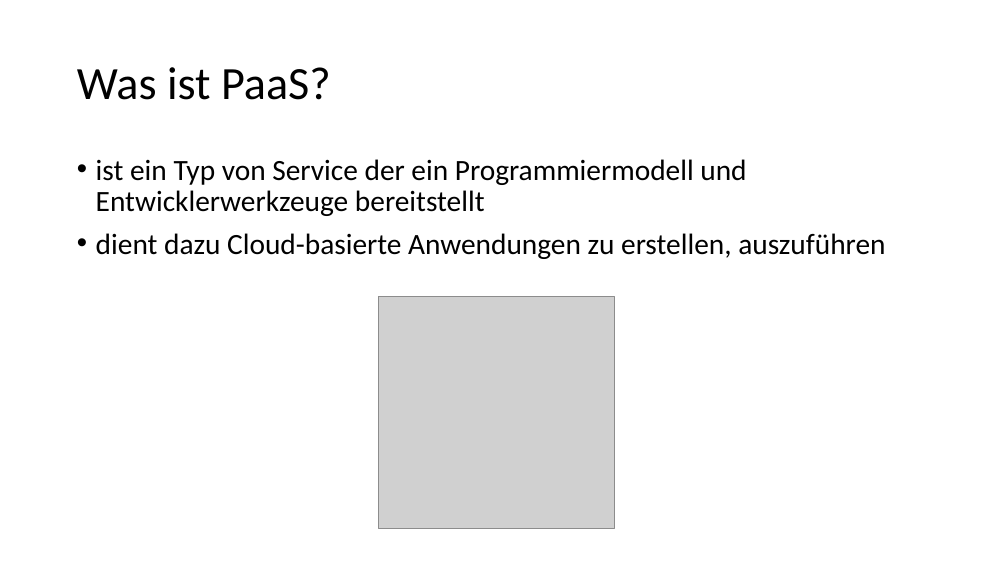
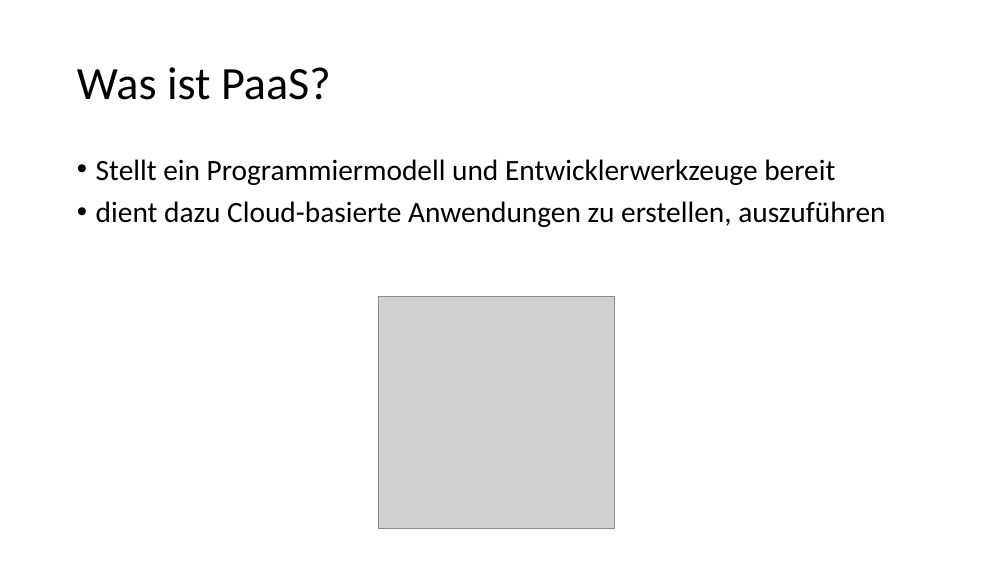
Before and after one commit to Philwi/HTWDresdenIMBeleg, a slide deck: slide 4 of FaaS.pptx. Drawn at 1008x567 pixels with LibreOffice and Linux fonts; fonts in the diff are those of the drawing; grey boxes stand for pictures. Boxes give left, top, right and bottom in pixels: in the first picture for what was removed or moved away, otherwise in the second. Text is boxed around its words. In the diff, an @@ line names an element or a change of style, - is before the commit and + after.

```diff
--- a/FaaS.pptx
+++ b/FaaS.pptx
@@ text at (x1=96, y1=159, x2=835, y2=185): text changed @@
-• ist ein Typ von Service der ein Programmiermodell und Entwicklerwerkzeuge bereitstellt
+• Stellt ein Programmiermodell und Entwicklerwerkzeuge bereit
```
Also in this commit, not shown: 1 slide added.
